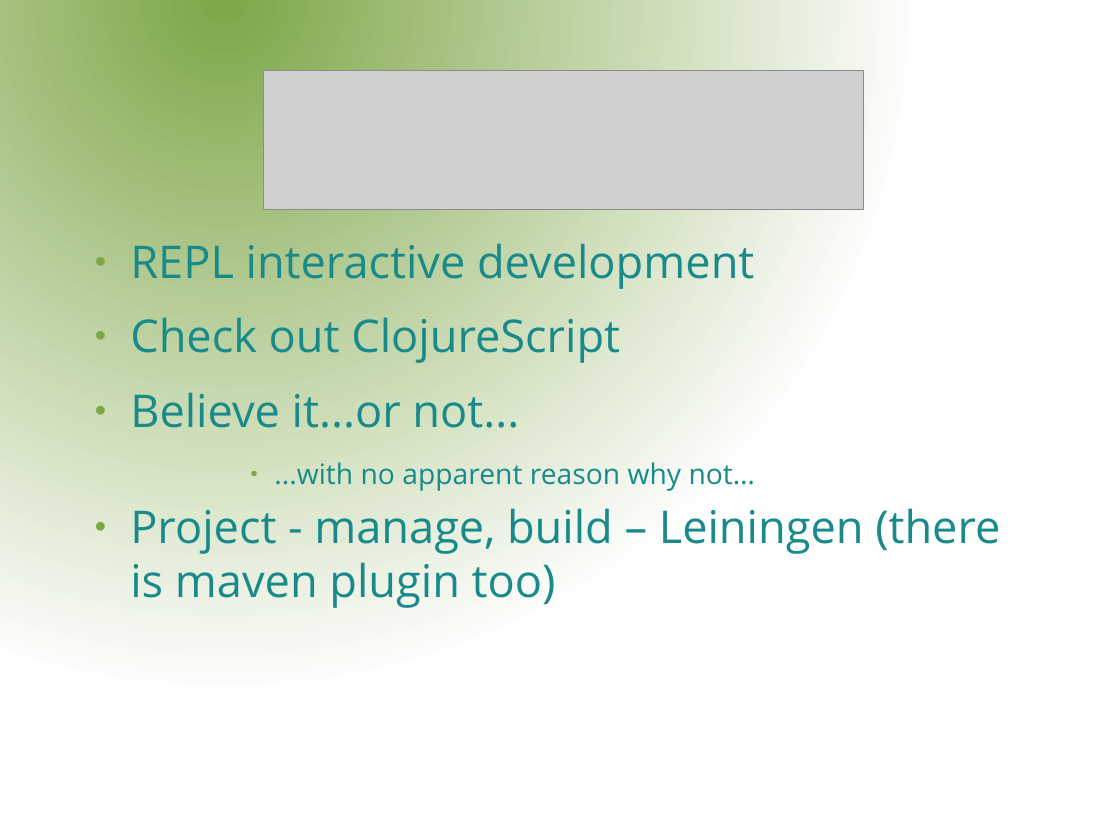
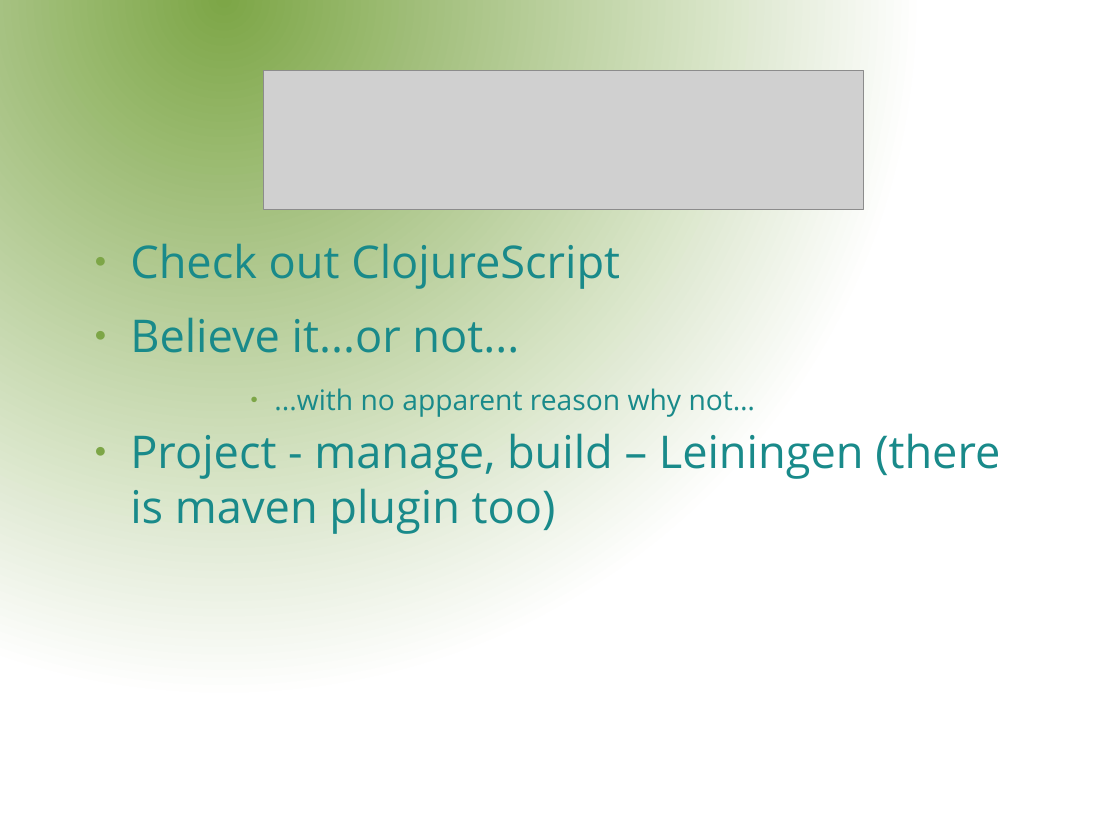
Before and after one commit to rssole/voxxed, a slide deck: slide 14 of resources/presentation/VoxxedDays.odp. Drawn at 1120x840 pixels with LibreOffice and Linux fonts; fonts in the diff are those of the drawing; grey boxes stand for pictures; background and template pictures are left out. Boxes give left, top, right and bottom in pixels: in the first picture for what was removed or moved away, otherwise in the second. Text is boxed around its words. In the diff, an @@ line names an element or a change of style, - is before the commit and + after.

Commit message:
Updated presentation

```diff
--- a/resources/presentation/VoxxedDays.odp
+++ b/resources/presentation/VoxxedDays.odp
@@ text at box(130, 243, 754, 289): paragraph removed @@
-● REPL interactive development
```
